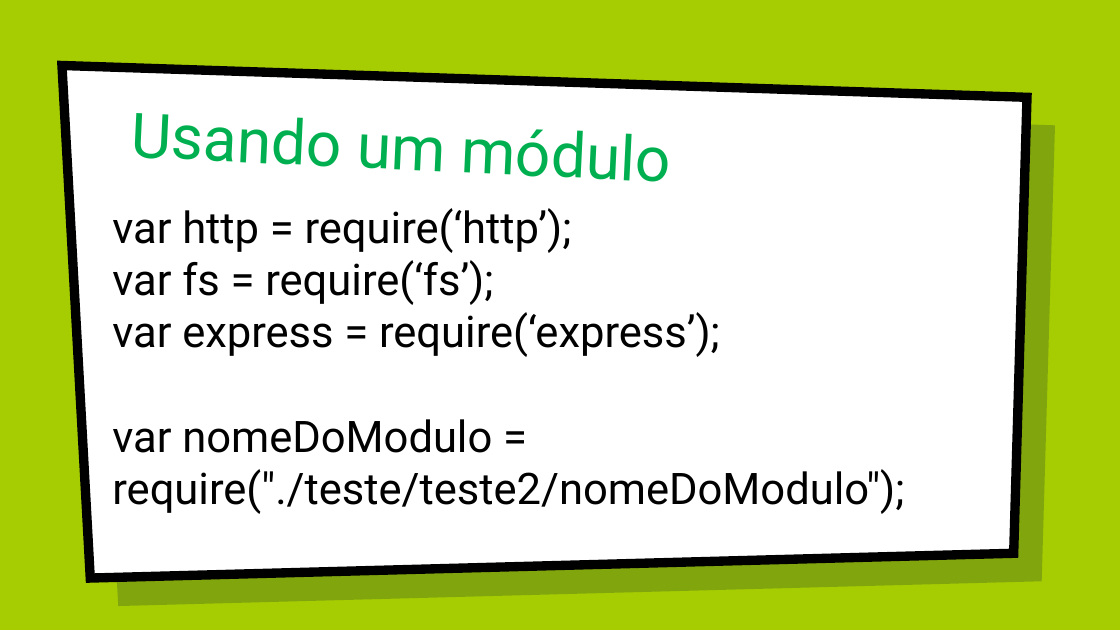
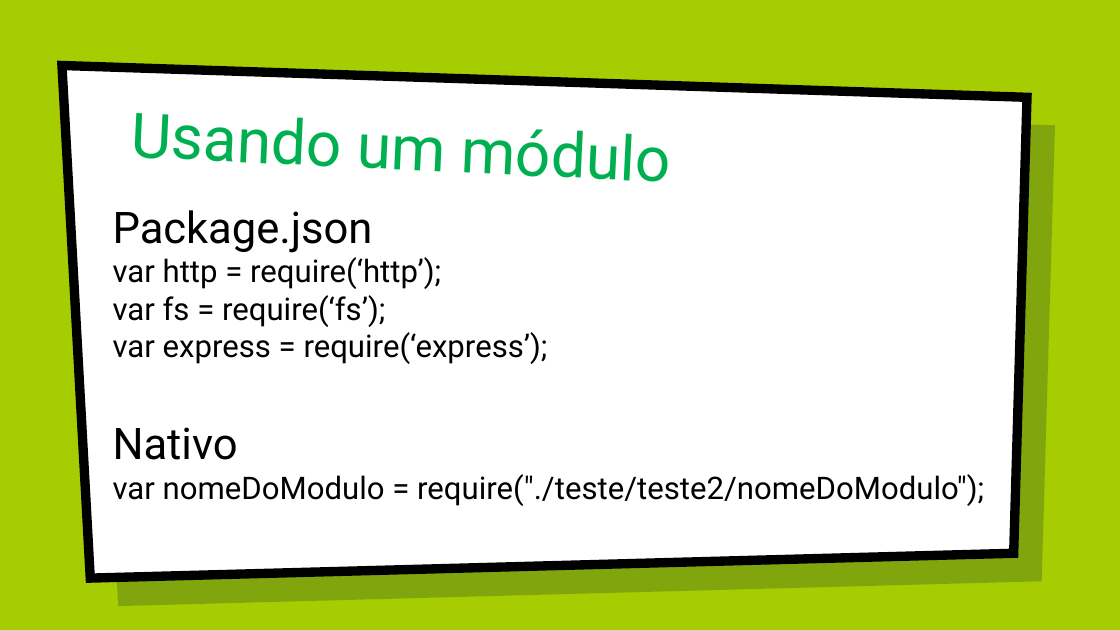
Before and after one commit to renanbastos93/Introdu-o-ao-NodeJS, a slide deck: slide 19 of Apresentacao NodeJS.pptx (slide 20 before the commit). Drawn at 1120x630 pixels with LibreOffice and Linux fonts; fonts in the diff are those of the drawing; background and template pictures are left out. Boxes give left, top, right and bottom in pixels: in the first picture for what was removed or moved away, otherwise in the second. Text is boxed around its words. In the diff, an @@ line names an element or a change of style, - is before the commit and + after.

```diff
--- a/Apresentacao NodeJS.pptx
+++ b/Apresentacao NodeJS.pptx
@@ text at (113,210,373,253): paragraph added @@
+Package.json
@@ text at (113,257,984,506): size 28 to 20 pt in "var http = require(‘http’);", "var fs = require(‘fs’);", "var express = require(‘express’);", "var nomeDoModulo = require("./teste/teste2/nomeDoModulo");" @@
@@ text at (113,427,238,460): paragraph added @@
+Nativo
```
Also in this commit, not shown: 15 other slides changed, 2 slides added, 1 slide removed, 3 other files.
